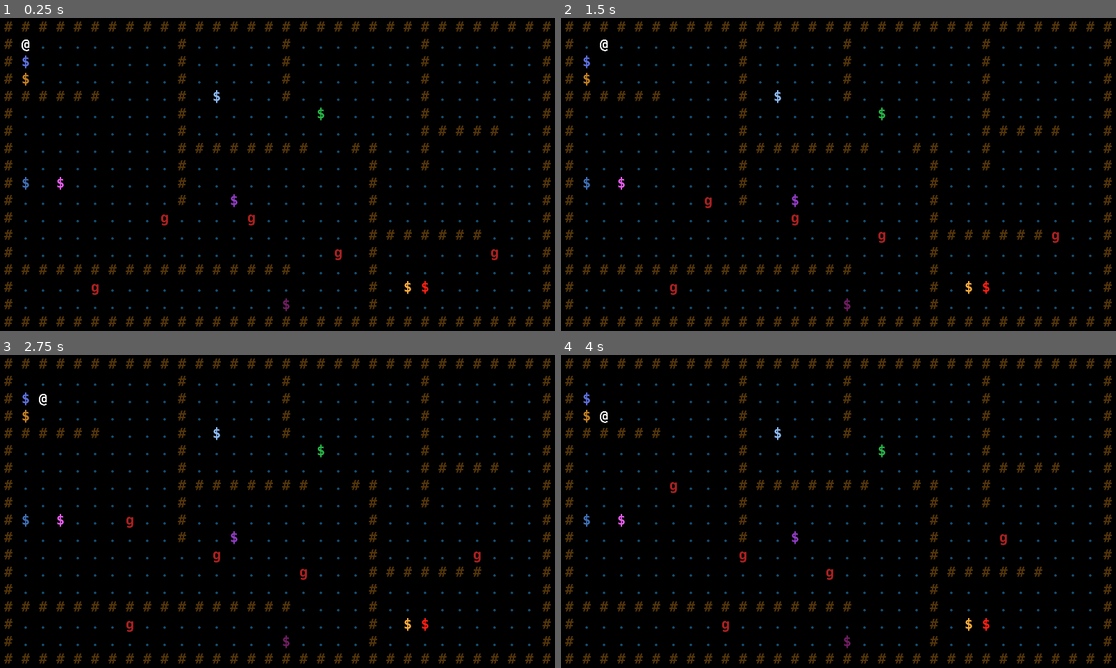
Above: before the commit, frames 1-4 (two rows, left to right).
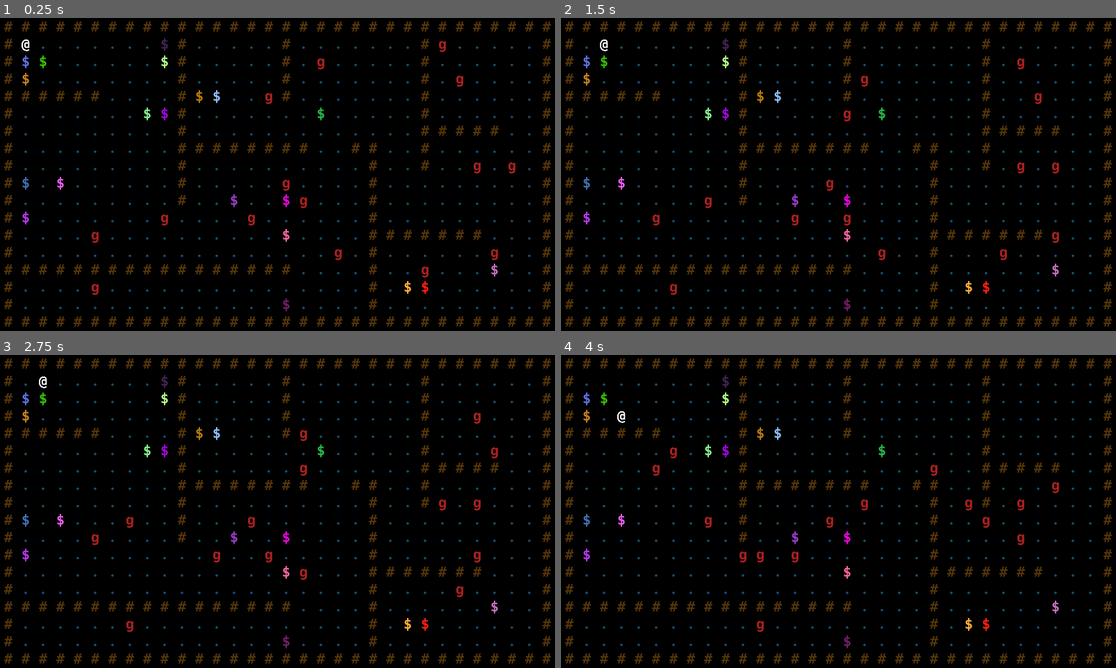
Above: after the commit, the same moments.

Repository: Mizar999/godot-roguelike
Game: Godot game, scene res://scenes/Main.tscn
The game is run twice, just before and just after one commit, with the same random seed, the same clock (stepped at 60 frames per second) and the same inputs.
Inputs:
- Up to frame 1 (0.25 s): no input
- Up to frame 2 (1.5 s): tap Enter at 0.5 s; tap Keypad 6 (e) at 0.6 s; tap Keypad 8 (n) at 0.8, 1.35 s; tap Space at 1.25 s
- Up to frame 3 (2.75 s): tap Keypad 9 (ne) at 1.55, 2.1 s; tap Enter at 2 s; tap Keypad 2 (s) at 2.3 s
- Up to frame 4 (4 s): tap Space at 2.75 s; tap Keypad 2 (s) at 2.85 s; tap Keypad 3 (se) at 3.05, 3.6 s; tap Enter at 3.5 s; tap Keypad 4 (w) at 3.8 s

The runs differ from the first frame. In frame 1, 0.6% of the frame differs, in the area x 4-93%, y 6-83%; in frame 2, 0.7%; in frame 3, 0.7%; in frame 4, 1.0%, in the area x 4-90%, y 6-89%.

Commit message:
Update pathfinding

Diff:
--- a/godot/game/Game.gd
+++ b/godot/game/Game.gd
@@ -14,9 +14,9 @@
 	pathfinder.initialize_map(map)
 
 	player = spawn("actors/player", Vector2(1, 1))
-	for cell in map.get_passable_cells(5):
+	for cell in map.get_passable_cells(15):
 		spawn("actors/goblin", cell)
-	for cell in map.get_passable_cells(10):
+	for cell in map.get_passable_cells(20):
 		spawn("props/statue", cell).get_node("Symbol").self_modulate = Color(randf(), randf(), randf())
 
 func spawn(path: String, cell: Vector2):
--- a/godot/map/Pathfinder.gd
+++ b/godot/map/Pathfinder.gd
@@ -5,7 +5,6 @@
 var bounds: Rect2
 var _map
 
-# TODO enemies should not bump into each other
 func _init():
 	astar = AStar2D.new()
 	bounds = Rect2()
@@ -18,28 +17,35 @@
 	for cell in map.get_floor_cells():
 		astar.add_point(_get_id(cell), Vector2(cell.x, cell.y))
 
+# TODO bad performance, rewrite to only update dirty cells
 func get_path(from: Vector2, to: Vector2):
-	_update_connections([from, to])
+	_update_connections(from, to)
 	return astar.get_point_path(_get_id(from), _get_id(to))
 
-func _update_connections(passable_cells = []) -> void:
+func _update_connections(from: Vector2, to: Vector2) -> void:
 	var neighbor
 	var neighbor_id
+	var is_neighbor_passable
 	var cell_id
-	var is_passable
-	var cells = _map.get_floor_cells()
-	for cell in cells:
+	var is_cell_passable
+	for cell in _map.get_floor_cells():
 		cell_id = _get_id(cell)
-		is_passable = cell in passable_cells
+		is_cell_passable = cell == from or !_map.get_entity_at(cell)
 		for x in range(-1, 2):
 			for y in range(-1, 2):
 				neighbor = Vector2(cell.x + x, cell.y + y)
-				if neighbor != cell and neighbor in cells:
-					neighbor_id = _get_id(neighbor)
-					if is_passable or neighbor in passable_cells or !_map.get_entity_at(neighbor):
-						astar.connect_points(cell_id, neighbor_id)
+				neighbor_id = _get_id(neighbor)
+				if neighbor != cell and astar.has_point(neighbor_id):
+					is_neighbor_passable = neighbor == to or !_map.get_entity_at(neighbor)
+					if is_cell_passable and is_neighbor_passable:
+						astar.connect_points(cell_id, neighbor_id, true)
+					elif is_cell_passable:
+						astar.connect_points(neighbor_id, cell_id, false)
+					elif is_neighbor_passable:
+						astar.connect_points(cell_id, neighbor_id, false)
 					else:
-						astar.disconnect_points(cell_id, neighbor_id)
+						if astar.are_points_connected(cell_id, neighbor_id):
+							astar.disconnect_points(cell_id, neighbor_id)
 
 func _get_id(cell) -> int:
 	return (cell.y * bounds.size.x) + cell.x
